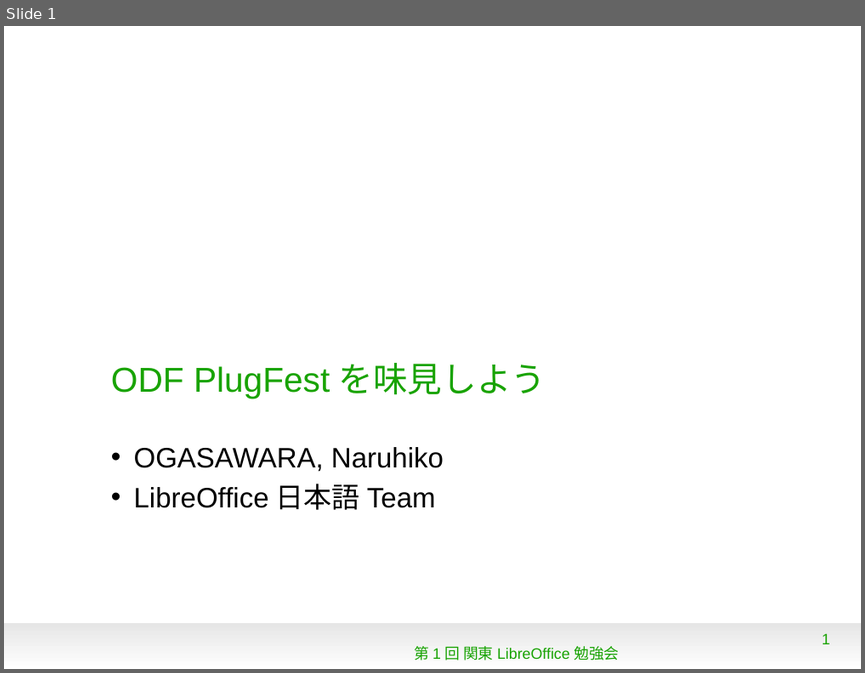
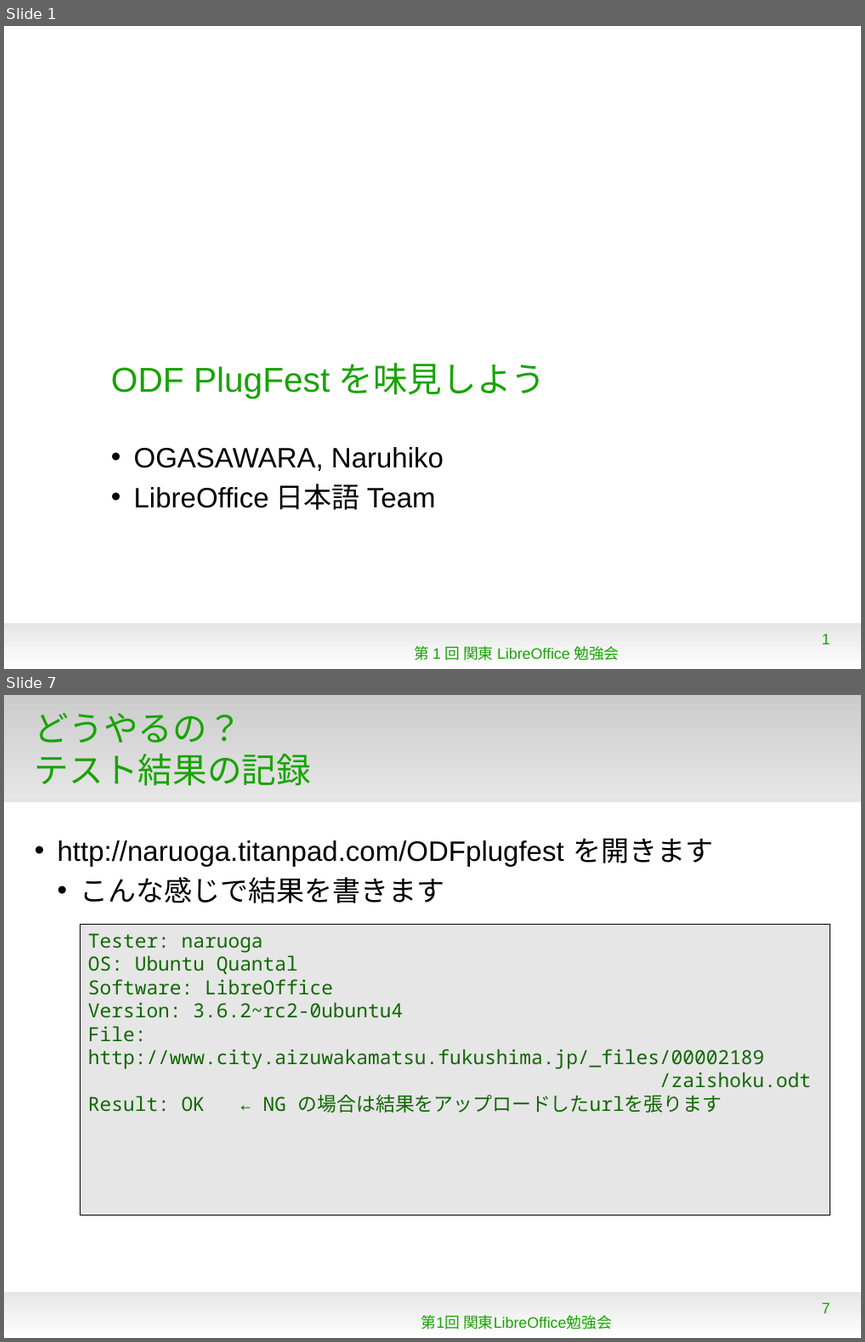
Before and after one commit to naruoga/KantoLibreOffice, a slide deck: Dec2012/ODFPlugFest.odp. Shown one above the other, each under a label of ours: slide 1 before the commit, slides 1 and 7 after it; the slides between them are not shown. The pictures are 865x673 and 865x1342 pixels, drawn with LibreOffice and Linux fonts; fonts in the diff are those of the drawing; background and template pictures are left out. Boxes give left, top, right and bottom in pixels: in the first picture for what was removed or moved away, otherwise in the second. Text is boxed around its words. In the diff, an @@ line names an element or a change of style, - is before the commit and + after.

Commit message:
ODFPlugFest.{odp,pdf} - slideshare upload version

```diff
--- a/Dec2012/ODFPlugFest.odp
+++ b/Dec2012/ODFPlugFest.odp
@@ slide 7 added at <box>4,695,861,1338</box>, background #FFFFFF; not listed: 1 template element that a slide beside it also shows @@
@@ rectangle added at <box>4,695,861,802</box>, fill gradient #CCCCCC to #E6E6E6 @@
@@ title added at <box>35,713,311,786</box>, 32 pt, text #18A303 @@
+どうやるの？
+テスト結果の記録
@@ text added at <box>58,838,713,903</box>, 26 pt, text #000000 @@
+• http://naruoga.titanpad.com/ODFplugfest を開きます
+  • こんな感じで結果を書きます
@@ rectangle added at <box>80,925,830,1215</box>, fill #E6E6E6, outline #000000 0 pt, 18 pt, text #106802 @@
+Tester: naruoga
+OS: Ubuntu Quantal
+Software: LibreOffice
+Version: 3.6.2~rc2-0ubuntu4
+File: http://www.city.aizuwakamatsu.fukushima.jp/_files/00002189
+/zaishoku.odt
+Result: OK ← NG の場合は結果をアップロードしたurlを張ります
@@ page number added at <box>822,1302,830,1313</box>, 14 pt, text #18A303 @@
+7
@@ text added at <box>421,1315,612,1329</box>, 14 pt, text #18A303 @@
+第1回 関東LibreOffice勉強会
```
Also in this commit, not shown: 4 slides changed, 3 other slides added, 1 slide removed, 1 other file.
